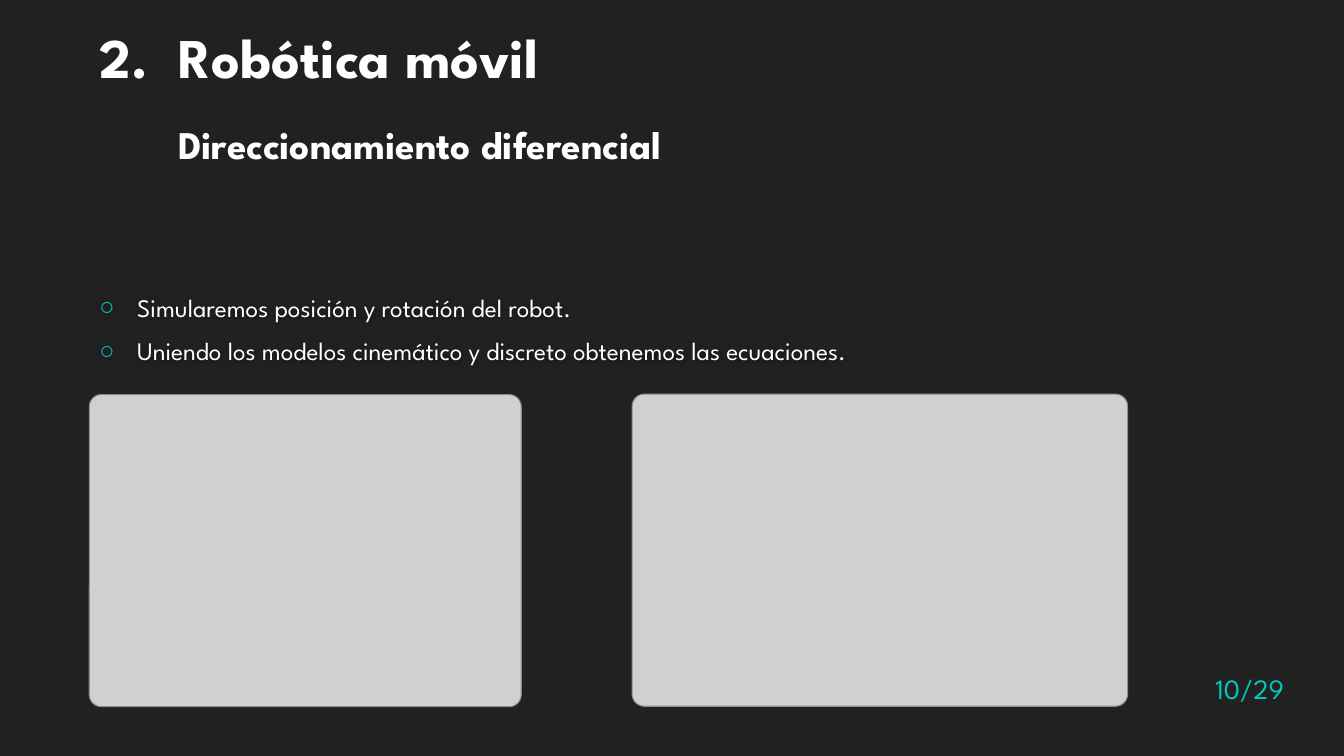
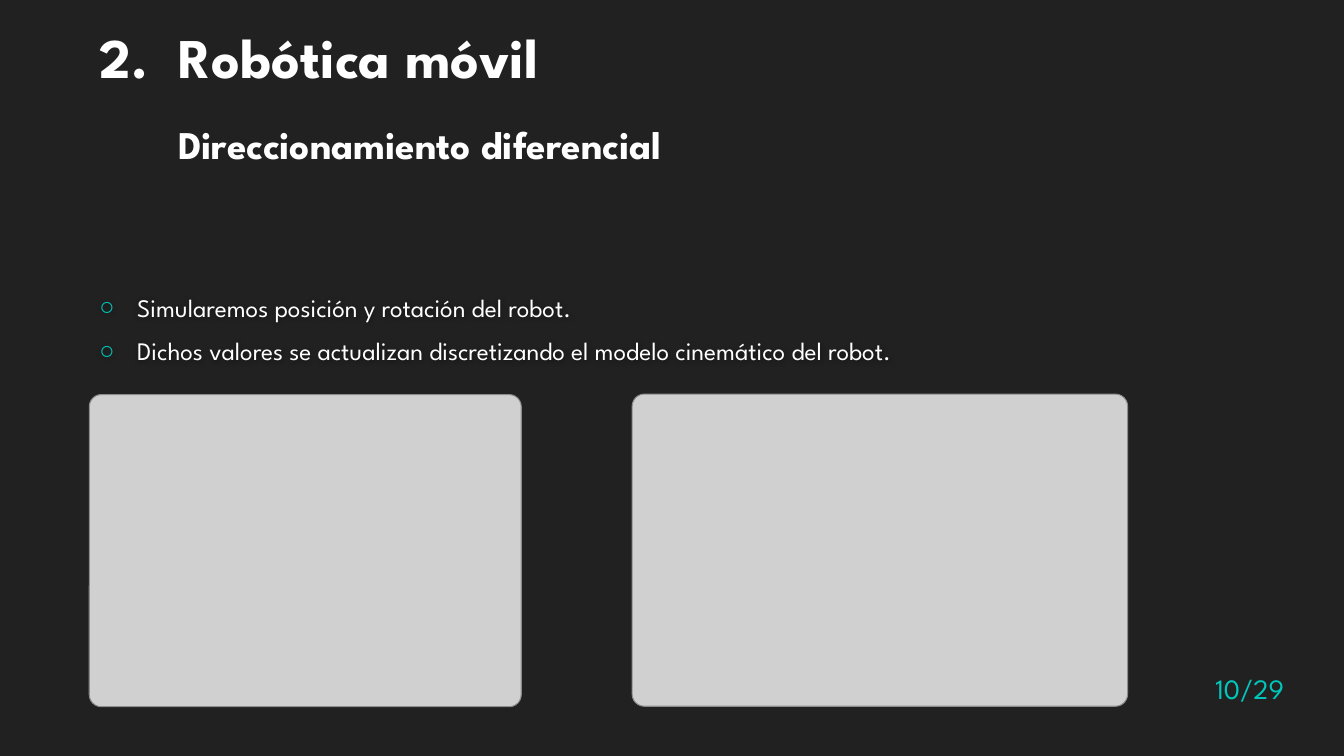
Before and after one commit to Zigic23/TFG-RobotSiguelineas, a slide deck: slide 10 of Presentación/Presentacion TFG.pptx. Drawn at 1344x756 pixels with LibreOffice and Linux fonts; fonts in the diff are those of the drawing; grey boxes stand for pictures; background and template pictures are left out. Boxes give left, top, right and bottom in pixels: in the first picture for what was removed or moved away, otherwise in the second. Text is boxed around its words. In the diff, an @@ line names an element or a change of style, - is before the commit and + after.

```diff
--- a/Presentación/Presentacion TFG.pptx
+++ b/Presentación/Presentacion TFG.pptx
@@ text at [137, 342, 891, 361]: text changed @@
-○ Uniendo los modelos cinemático y discreto obtenemos las ecuaciones.
+○ Dichos valores se actualizan discretizando el modelo cinemático del robot.
```
Also in this commit, not shown: 1 other slide changed, 2 other files.
